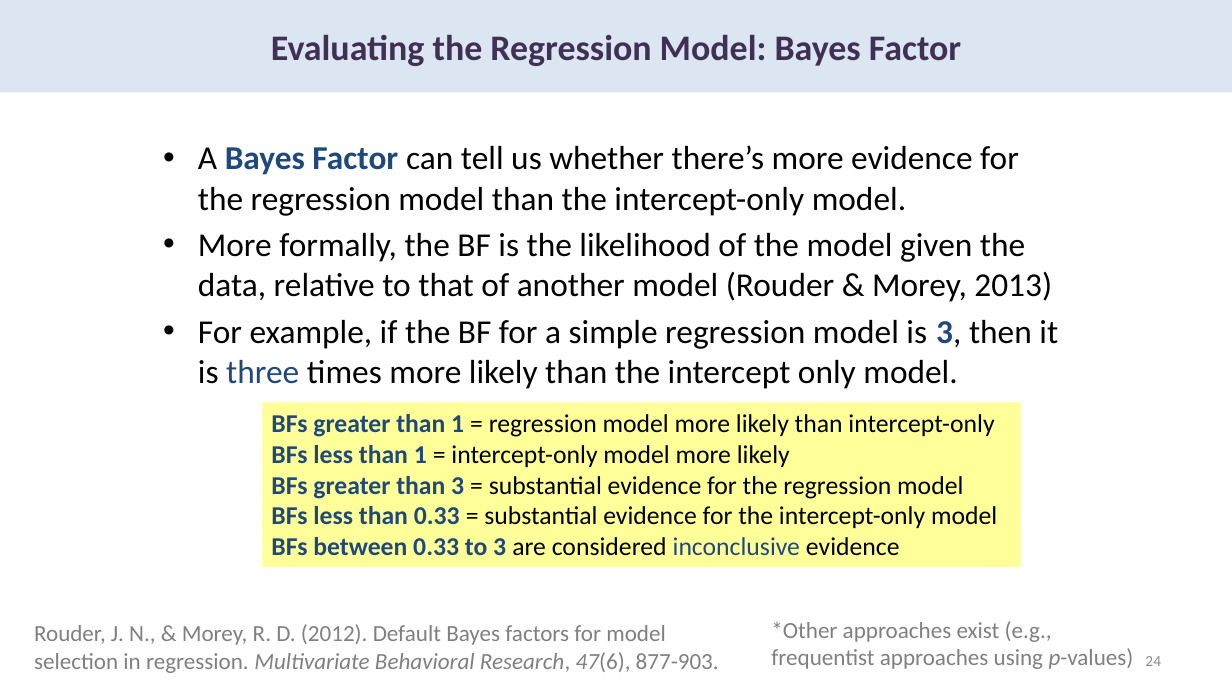
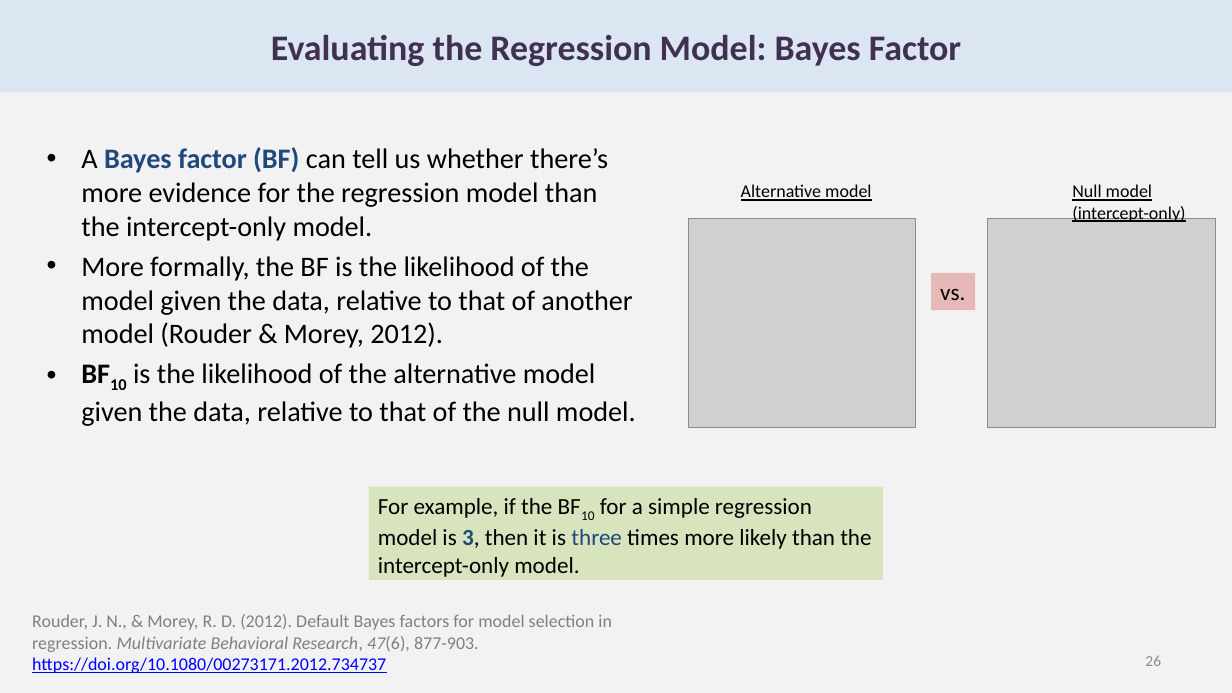
Before and after one commit to chrisjberry/datafluencyCB, a slide deck: slide 26 of docs/slides/PSYC753_L1_SimpleRegression.pptx (slide 24 before the commit). Drawn at 1232x693 pixels with LibreOffice and Linux fonts; fonts in the diff are those of the drawing; grey boxes stand for pictures. Boxes give left, top, right and bottom in pixels: in the first picture for what was removed or moved away, otherwise in the second. Text is boxed around its words. In the diff, an @@ line names an element or a change of style, - is before the commit and + after.

```diff
--- a/docs/slides/PSYC753_L1_SimpleRegression.pptx
+++ b/docs/slides/PSYC753_L1_SimpleRegression.pptx
@@ background #FFFFFF to #F2F2F2 @@
@@ text at (81,147,636,426): text changed; size 26 to 22 pt @@
-• A Bayes Factor can tell us whether there’s more evidence for the regression model than the intercept-only model.
-• More formally, the BF is the likelihood of the model given the data, relative to that of another model (Rouder & Morey, 2013)
-• For example, if the BF for a simple regression model is 3, then it is three times more likely than the intercept only model.
+• A Bayes factor (BF) can tell us whether there’s more evidence for the regression model than the intercept-only model.
+• More formally, the BF is the likelihood of the model given the data, relative to that of another model (Rouder & Morey, 2012).
+• BF10 is the likelihood of the alternative model given the data, relative to that of the null model.
@@ text added at (741,184,871,201), 14 pt, text #000000, underline @@
+Alternative model
@@ text added at (1072,184,1185,222), 14 pt, text #000000, underline @@
+Null model
+(intercept-only)
@@ picture added at (689,219,916,427) @@
@@ picture added at (988,219,1216,427) @@
@@ rectangle added at (932,273,976,310), fill #E6B9B8, 18 pt, text #000000 @@
+vs.
@@ rectangle removed at (262,402,1021,567) @@
-BFs greater than 1 = regression model more likely than intercept-only
-BFs less than 1 = intercept-only model more likely
-BFs greater than 3 = substantial evidence for the regression model
-BFs less than 0.33 = substantial evidence for the intercept-only model
-BFs between 0.33 to 3 are considered inconclusive evidence
@@ rectangle added at (369,487,883,580), fill #D7E4BD, 18 pt, text #000000 @@
+For example, if the BF10 for a simple regression model is 3, then it is three times more likely than the intercept-only model.
@@ text at (32,614,612,673): text changed; size 18 to 14 pt @@
-Rouder, J. N., & Morey, R. D. (2012). Default Bayes factors for model selection in regression. Multivariate Behavioral Research, 47(6), 877-903.
+Rouder, J. N., & Morey, R. D. (2012). Default Bayes factors for model selection in regression. Multivariate Behavioral Research, 47(6), 877-903. https://doi.org/10.1080/00273171.2012.734737
@@ text removed at (771,621,1134,669) @@
-*Other approaches exist (e.g., frequentist approaches using p-values)
@@ page number at (1145,656,1161,666): text changed @@
-24
+26
```
Also in this commit, not shown: 24 other slides changed, 3 slides added, 13 other files.
